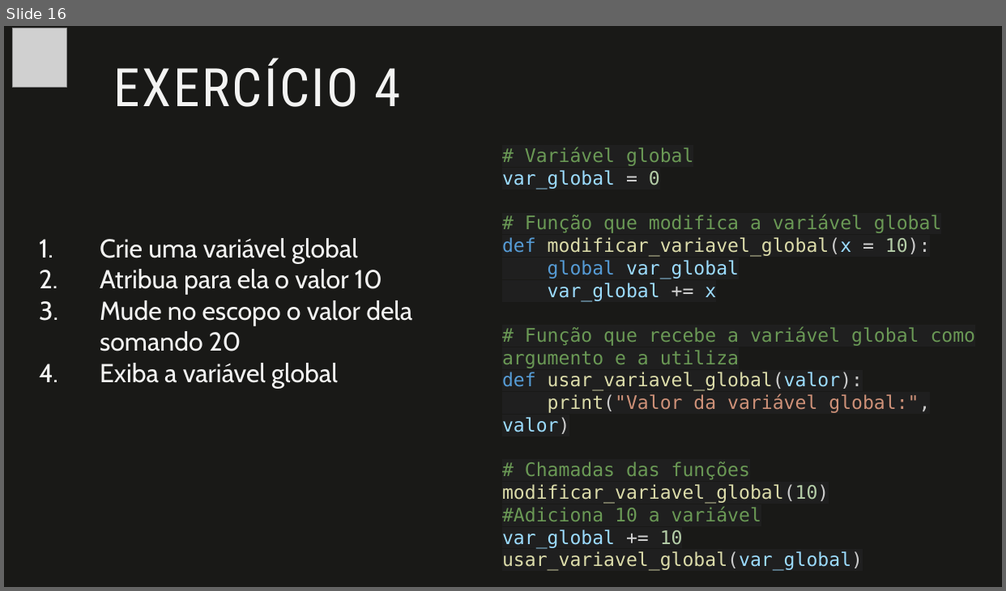
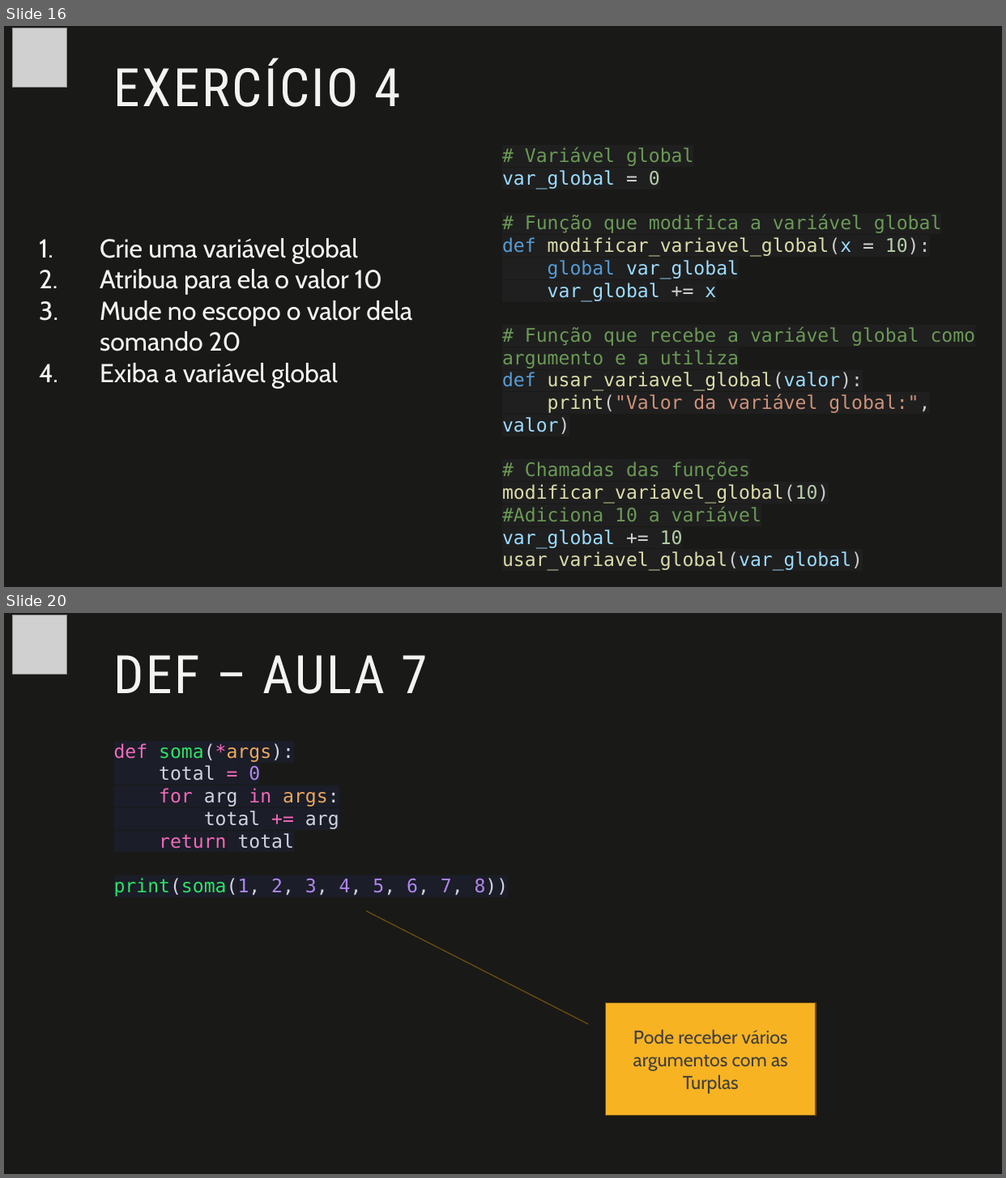
Before and after one commit to fabio-sudo/PythonCurso, a slide deck: Python_Dev/Python Intermediário/Material Python/1- Funções em Python.pptx. Shown one above the other, each under a label of ours: slide 16 before the commit, slides 16 and 20 after it; the slides between them are not shown. The pictures are 1006x591 and 1006x1178 pixels, drawn with LibreOffice and Linux fonts; fonts in the diff are those of the drawing; grey boxes stand for pictures. Boxes give left, top, right and bottom in pixels: in the first picture for what was removed or moved away, otherwise in the second. Text is boxed around its words. In the diff, an @@ line names an element or a change of style, - is before the commit and + after.

```diff
--- a/Python_Dev/Python Intermediário/Material Python/1- Funções em Python.pptx
+++ b/Python_Dev/Python Intermediário/Material Python/1- Funções em Python.pptx
@@ slide 20 added at [4,613,1002,1174], background #191917 @@
@@ picture added at [12,615,66,674] @@
@@ title added at [114,655,428,694], 51 pt, text #F3F3F2 @@
+DEF – AULA 7
@@ text added at [114,743,509,897], 18 pt, text #D1D4E0 @@
+def soma(*args):
+total = 0
+for arg in args:
+total += arg
+return total
+print(soma(1, 2, 3, 4, 5, 6, 7, 8))
@@ border callout added at [606,1003,816,1115], fill #F8B323, outline #6D4E0F 1 pt, 18 pt, text #3F3F3A @@
+Pode receber vários argumentos com as Turplas
```
Also in this commit, not shown: 4 other slides added, 3 other files.
